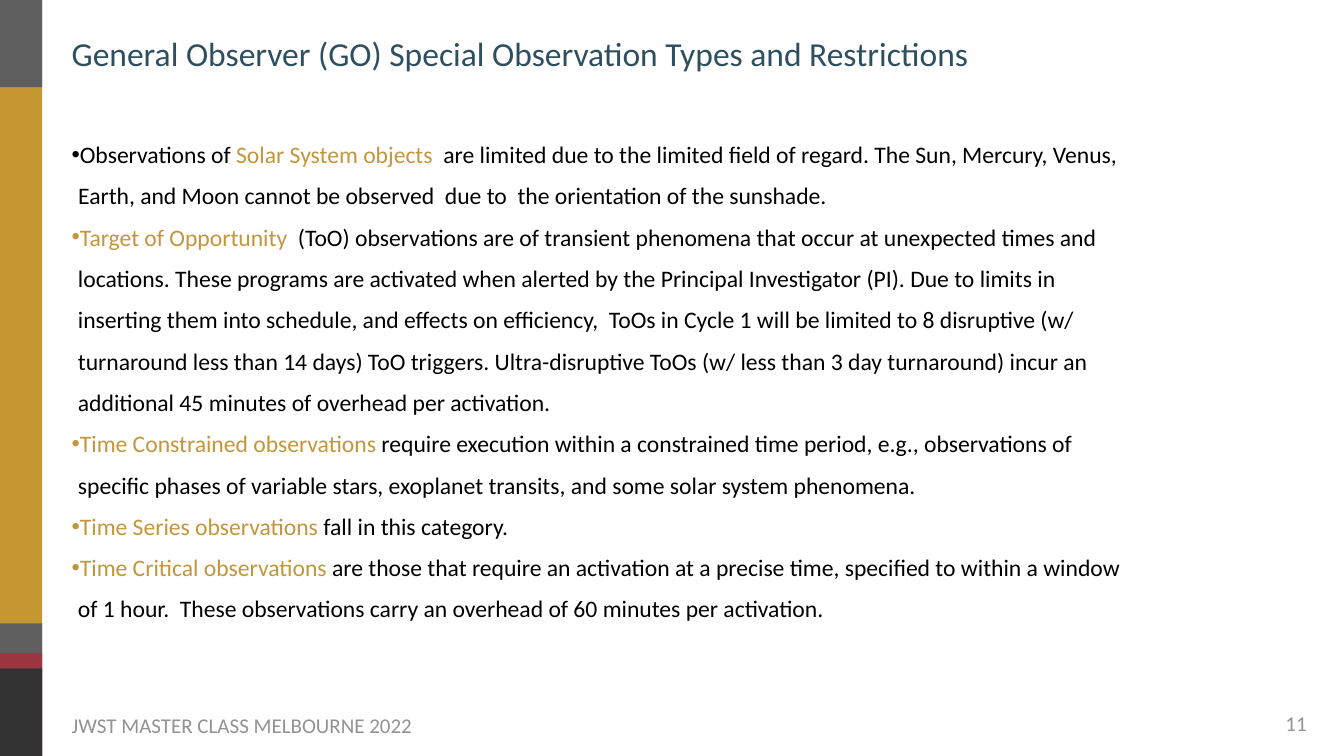
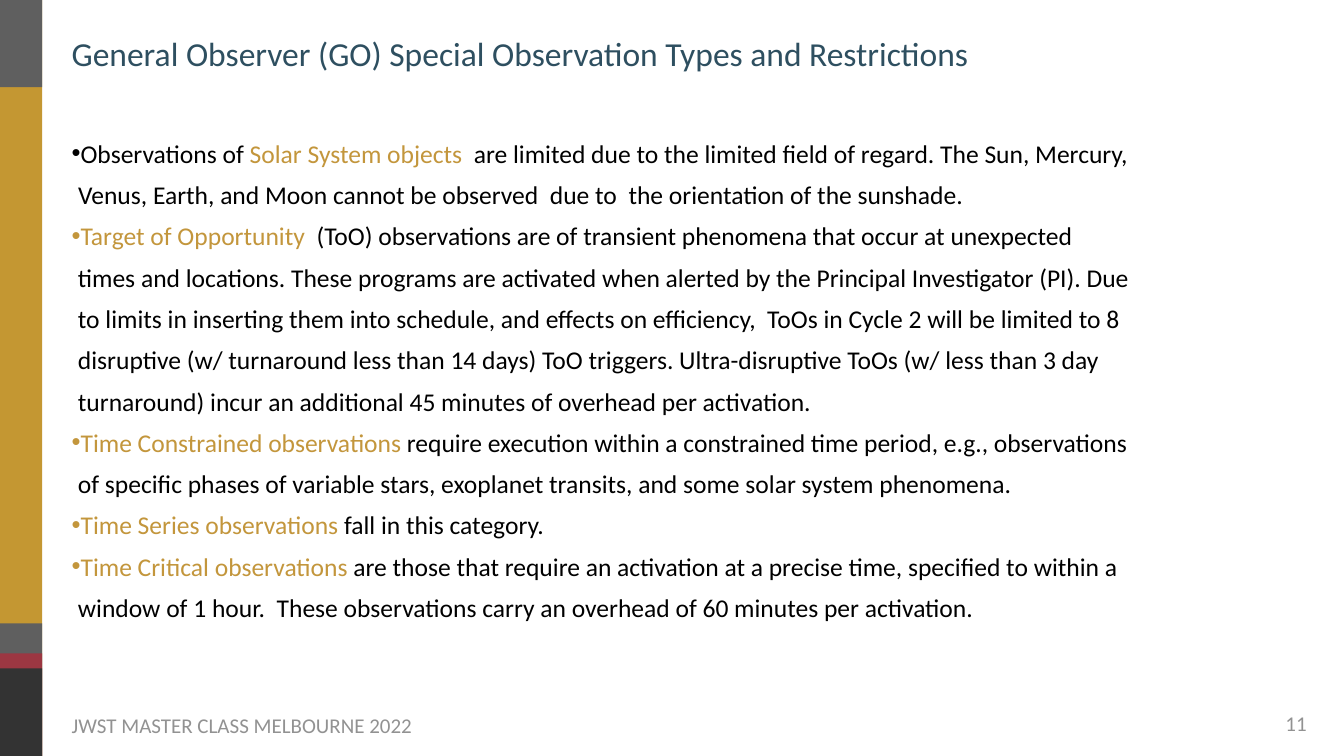
Before and after one commit to themiyan/jwst_masterclass_melbourne_2022, a slide deck: slide 11 of Presentations_Main/03_JWST_Cycle2_Proposals.pptx. Drawn at 1344x756 pixels with LibreOffice and Linux fonts; fonts in the diff are those of the drawing; background and template pictures are left out. Boxes give left, top, right and bottom in pixels: in the first picture for what was removed or moved away, otherwise in the second. Text is boxed around its words. In the diff, an @@ line names an element or a change of style, - is before the commit and + after.

Commit message:
Updates for cycle 2

```diff
--- a/Presentations_Main/03_JWST_Cycle2_Proposals.pptx
+++ b/Presentations_Main/03_JWST_Cycle2_Proposals.pptx
@@ text at [78, 145, 1127, 621]: size 33.8 to 36.5 pt in "Observations of Solar System objects are limited ...", "Time Constrained observations require execution within a ...", "Time Series observations fall in this category.", "Time Critical observations are those that require ..." @@
@@ text at [78, 226, 1129, 415]: text changed; size 33.8 to 36.5 pt @@
-  • Target of Opportunity (ToO) observations are of transient phenomena that occur at unexpected times and locations. These programs are activated when alerted by the Principal Investigator (PI). Due to limits in inserting them into schedule, and effects on efficiency, ToOs in Cycle 1 will be limited to 8 disruptive (w/ turnaround less than 14 days) ToO triggers. Ultra-disruptive ToOs (w/ less than 3 day turnaround) incur an additional 45 minutes of overhead per activation.
+  • Target of Opportunity (ToO) observations are of transient phenomena that occur at unexpected times and locations. These programs are activated when alerted by the Principal Investigator (PI). Due to limits in inserting them into schedule, and effects on efficiency, ToOs in Cycle 2 will be limited to 8 disruptive (w/ turnaround less than 14 days) ToO triggers. Ultra-disruptive ToOs (w/ less than 3 day turnaround) incur an additional 45 minutes of overhead per activation.
```
Also in this commit, not shown: 11 other slides changed, 1 slide added.
